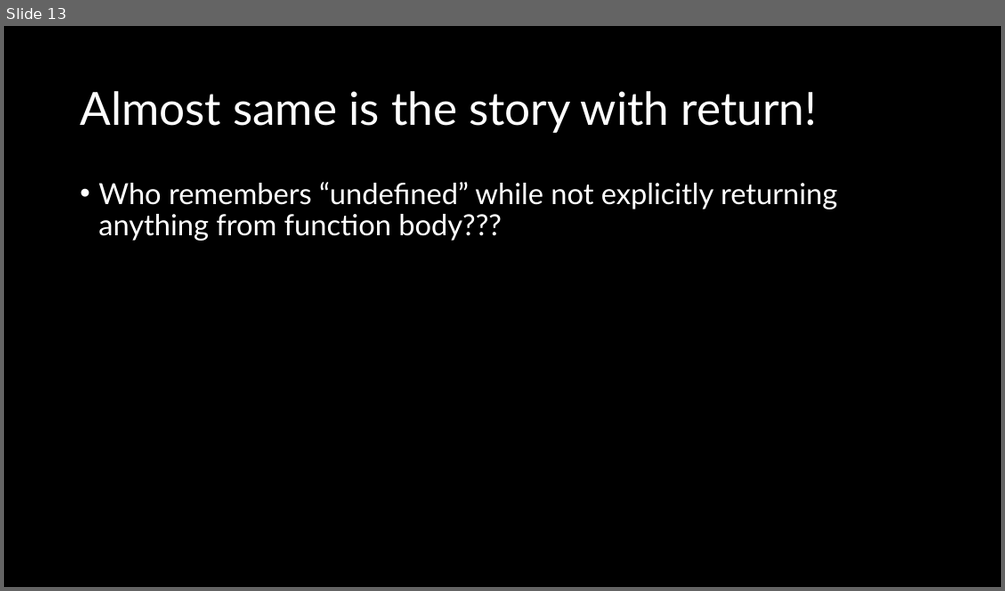
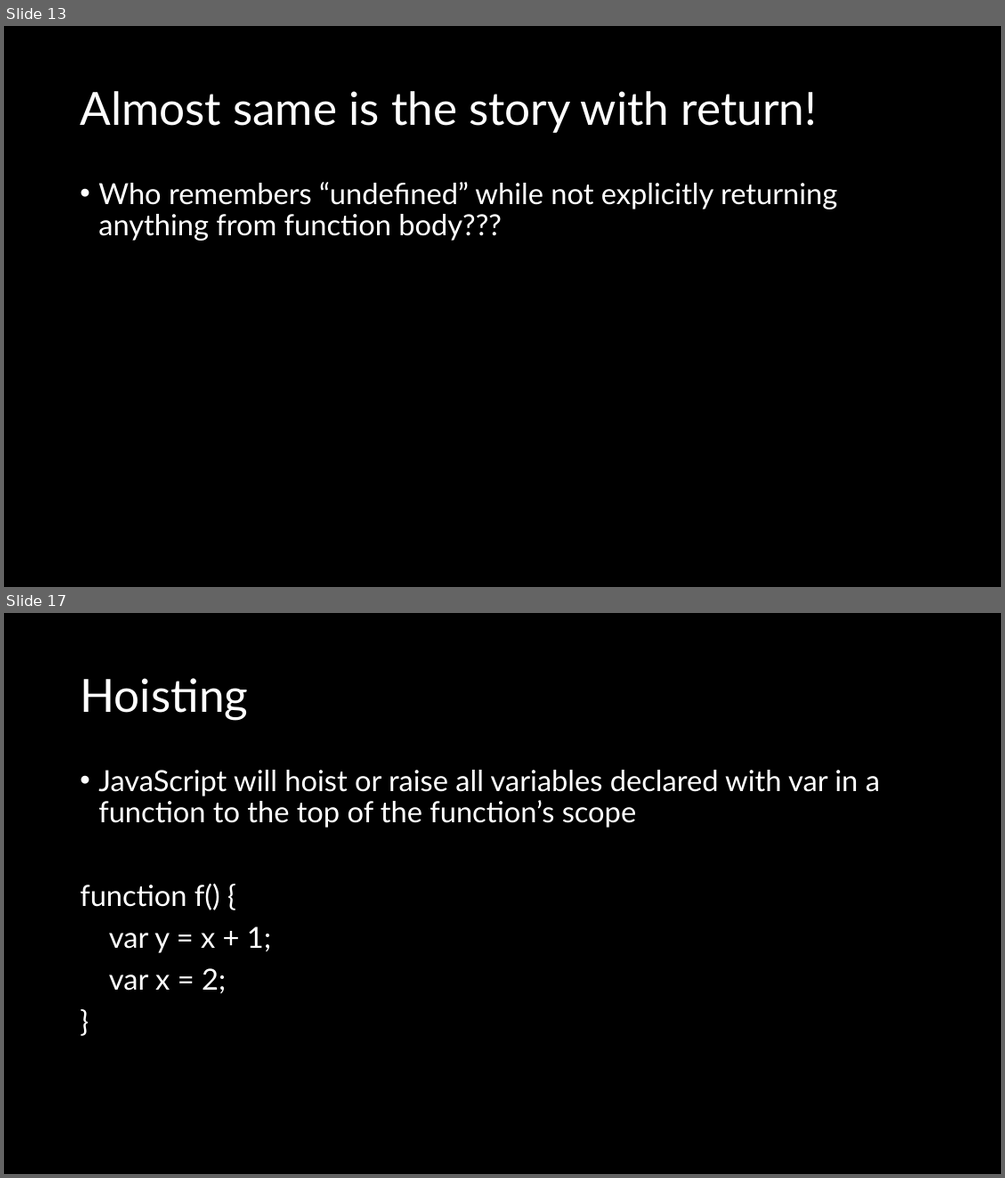
Before and after one commit to natiquekeyin/fall2024, a slide deck: JavaScript/Week3/Week3.pptx. Shown one above the other, each under a label of ours: slide 13 before the commit, slides 13 and 17 after it; the slides between them are not shown. The pictures are 1005x591 and 1005x1178 pixels, drawn with LibreOffice and Linux fonts; fonts in the diff are those of the drawing. Boxes give left, top, right and bottom in pixels: in the first picture for what was removed or moved away, otherwise in the second. Text is boxed around its words. In the diff, an @@ line names an element or a change of style, - is before the commit and + after.

```diff
--- a/JavaScript/Week3/Week3.pptx
+++ b/JavaScript/Week3/Week3.pptx
@@ slide 17 added at <box>4,613,1001,1174</box>, background #000000 @@
@@ title added at <box>80,678,248,720</box>, 44 pt, text #FFFFFF @@
+Hoisting
@@ text added at <box>80,770,880,993</box>, 28 pt, text #FFFFFF @@
+• JavaScript will hoist or raise all variables declared with var in a function to the top of the function’s scope
+function f() {
+var y = x + 1;
+var x = 2;
+}
```
Also in this commit, not shown: 13 other slides added, 1 other file.
